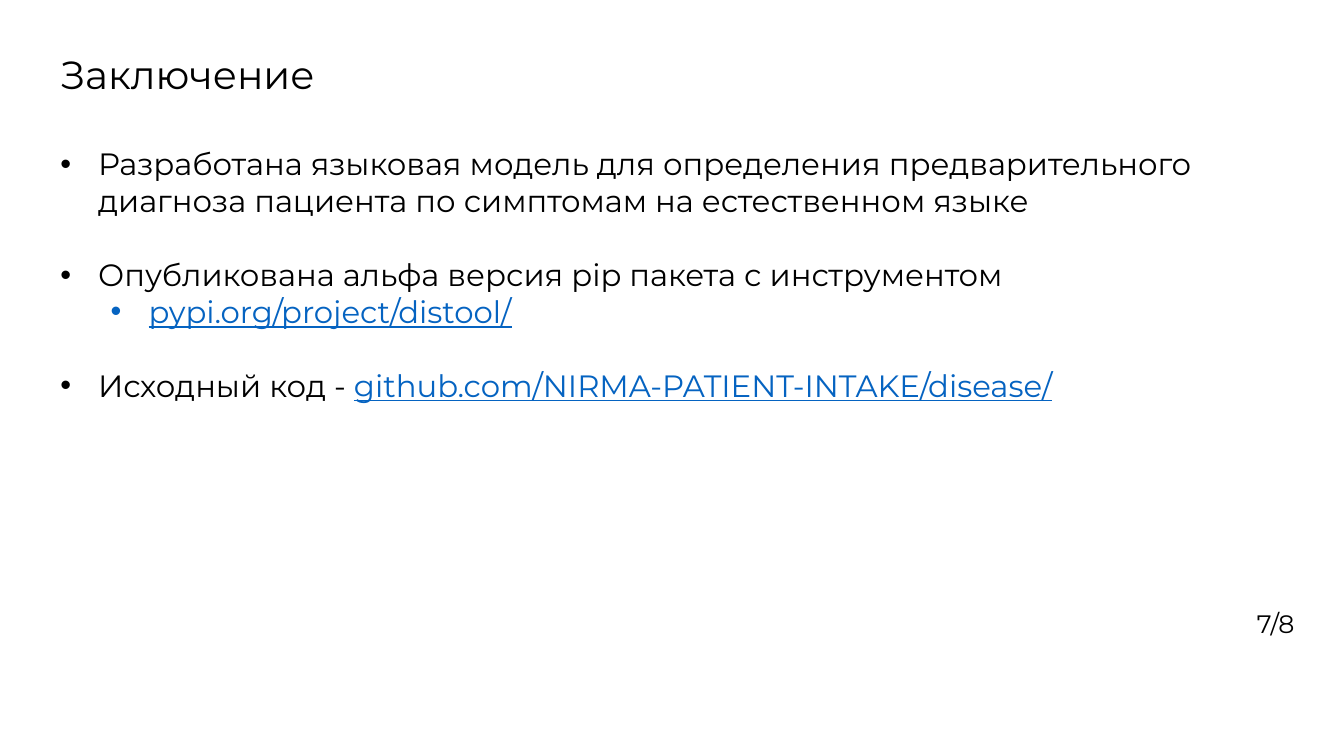
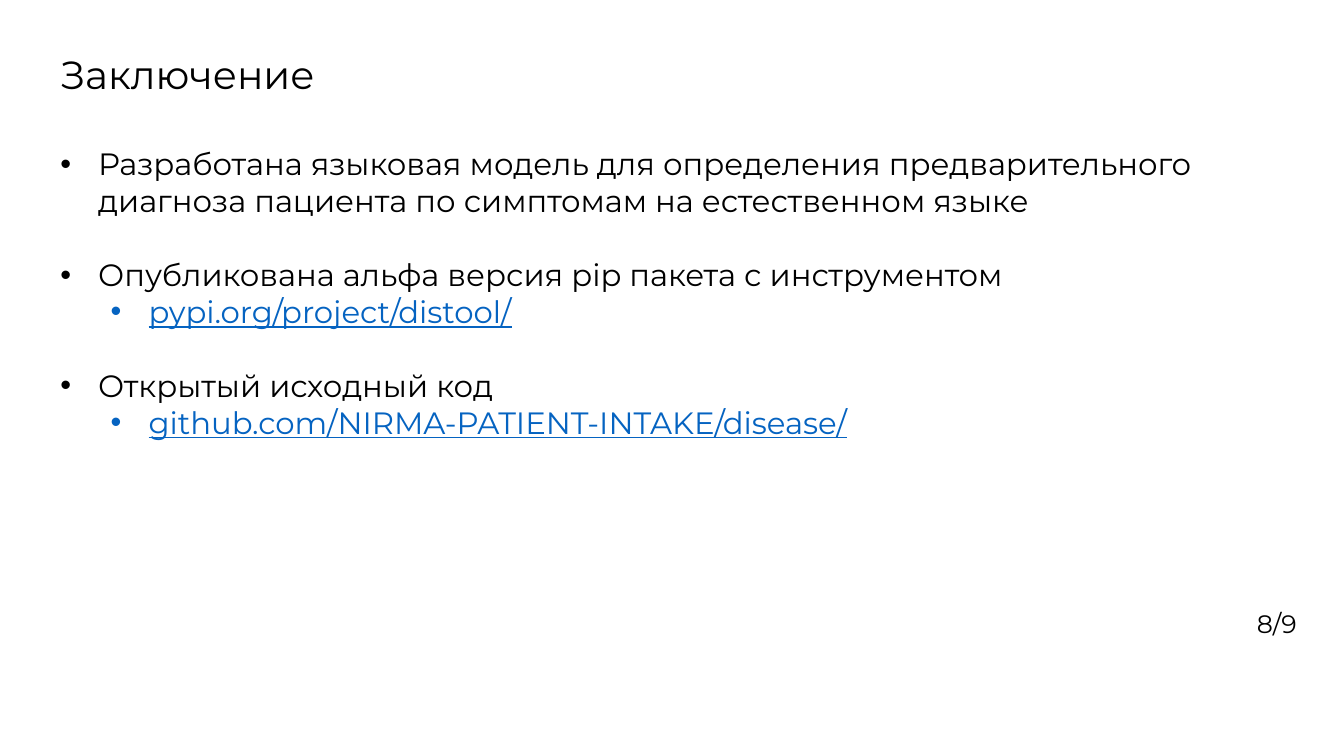
Before and after one commit to NIRMA-PATIENT-INTAKE/disease, a slide deck: slide 8 of presentation materials/КМУ/Егоров М.П, ПогребнойД.А. АРХАРХИТЕКТУРА МОДУЛЯ ЯЗЫКОВОЙ МОДЕЛИ ДЛЯ ПРЕДСКАЗАНИЯ.pptx (slide 7 before the commit). Drawn at 1344x756 pixels with LibreOffice and Linux fonts; fonts in the diff are those of the drawing; background and template pictures are left out. Boxes give left, top, right and bottom in pixels: in the first picture for what was removed or moved away, otherwise in the second. Text is boxed around its words. In the diff, an @@ line names an element or a change of style, - is before the commit and + after.

Commit message:
Presentation for CYS

```diff
--- a/presentation materials/КМУ/Егоров М.П, ПогребнойД.А. АРХАРХИТЕКТУРА МОДУЛЯ ЯЗЫКОВОЙ МОДЕЛИ ДЛЯ ПРЕДСКАЗАНИЯ.pptx
+++ b/presentation materials/КМУ/Егоров М.П, ПогребнойД.А. АРХАРХИТЕКТУРА МОДУЛЯ ЯЗЫКОВОЙ МОДЕЛИ ДЛЯ ПРЕДСКАЗАНИЯ.pptx
@@ text at bbox=[98, 374, 848, 440]: text changed @@
-• Исходный код - github.com/NIRMA-PATIENT-INTAKE/disease/
+• Открытый исходный код
+  • github.com/NIRMA-PATIENT-INTAKE/disease/
@@ text at bbox=[1257, 611, 1297, 636]: text changed @@
-7/8
+8/9
```
Also in this commit, not shown: 5 other slides changed, 1 slide added, 4 other files.
